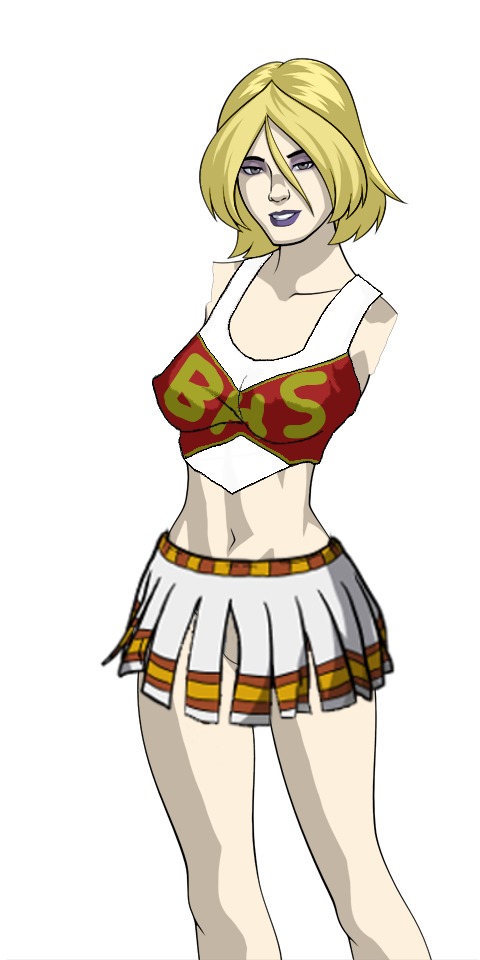
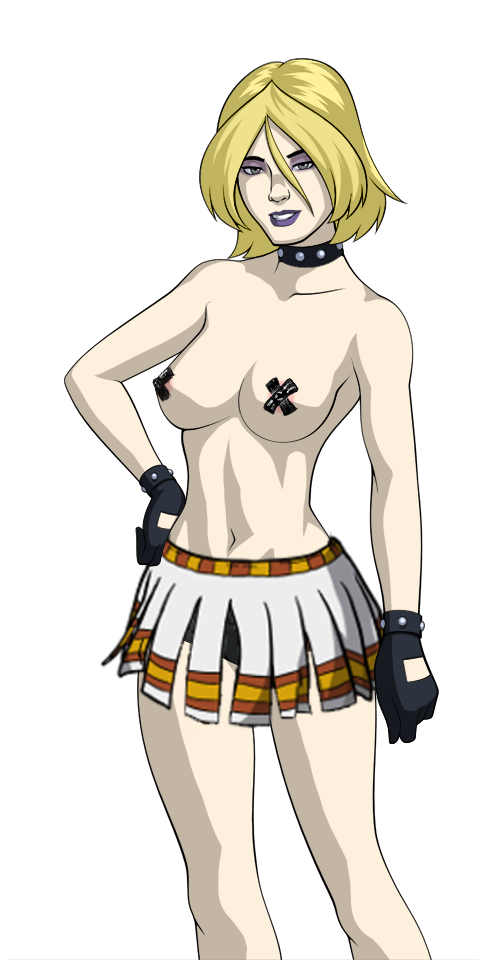
Two versions of the same layered image (480x960). Layer-by-layer changes:
hid "Rogue_Cheerleader_Outfit.png" over [151, 248, 383, 495]
added layer "insulating_tape.png" above "Rogue_chest_bare.png" over [152, 365, 299, 417]
moved "Rogue_chest_bare.png" above "Rogue_arms1a_gloved.png" over [153, 301, 354, 443]
showed "Rogue_arms1a_gloved.png" over [64, 239, 439, 960]
added layer "Rogue_undies.png" above "2.png" over [183, 567, 439, 960]
